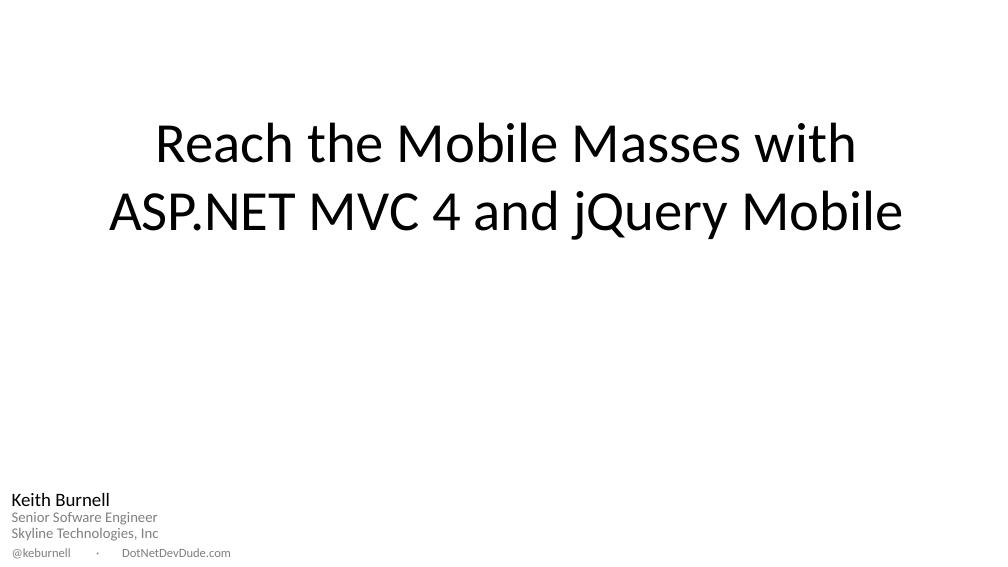
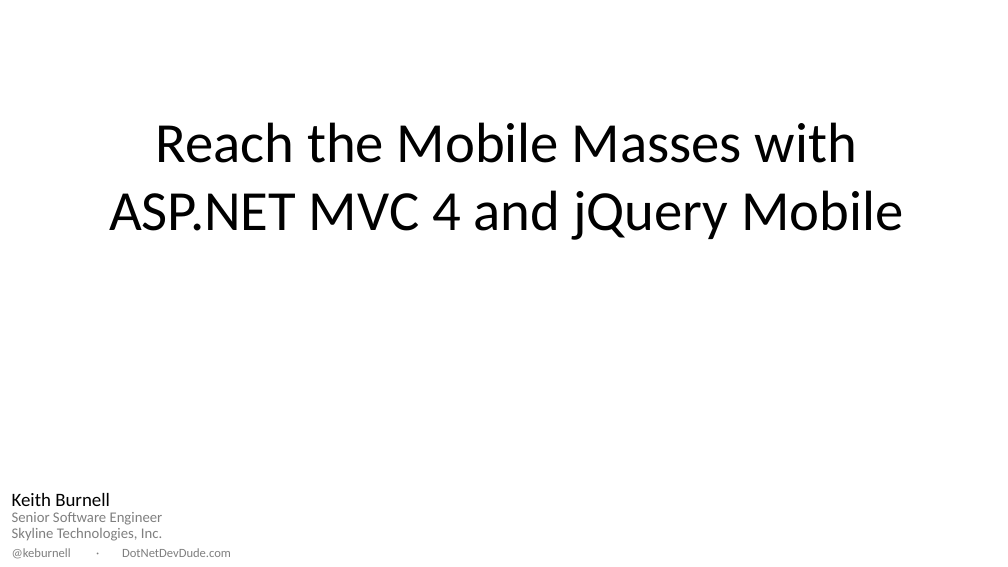
Before and after one commit to kburnell/MobileMasses, a slide deck: slide 1 of MobileMasses_Widescreen.ppt. Drawn at 1008x567 pixels with LibreOffice and Linux fonts; fonts in the diff are those of the drawing; background and template pictures are left out. Boxes give left, top, right and bottom in pixels: in the first picture for what was removed or moved away, otherwise in the second. Text is boxed around its words. In the diff, an @@ line names an element or a change of style, - is before the commit and + after.

```diff
--- a/MobileMasses_Widescreen.ppt
+++ b/MobileMasses_Widescreen.ppt
@@ text at <box>12,493,163,541</box>: text changed @@
-Keith Burnell
-Senior Sofware Engineer
-Skyline Technologies, Inc
+Keith Burnell
+Senior Software Engineer
+Skyline Technologies, Inc.
```
Also in this commit, not shown: 1 other slide changed, 50 other files.
